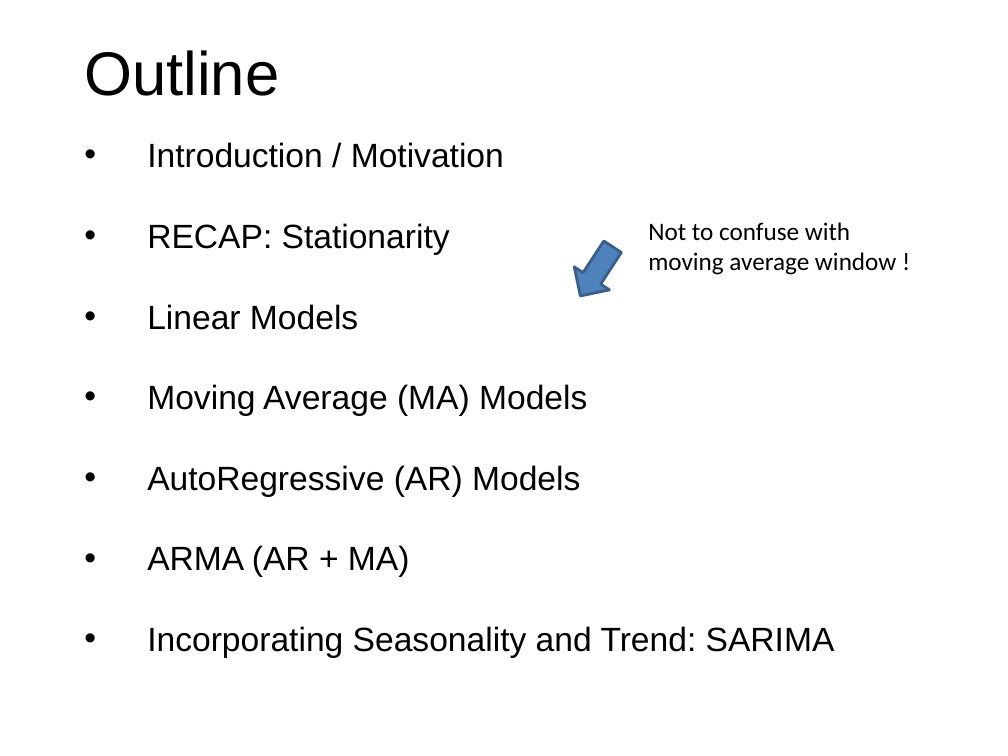
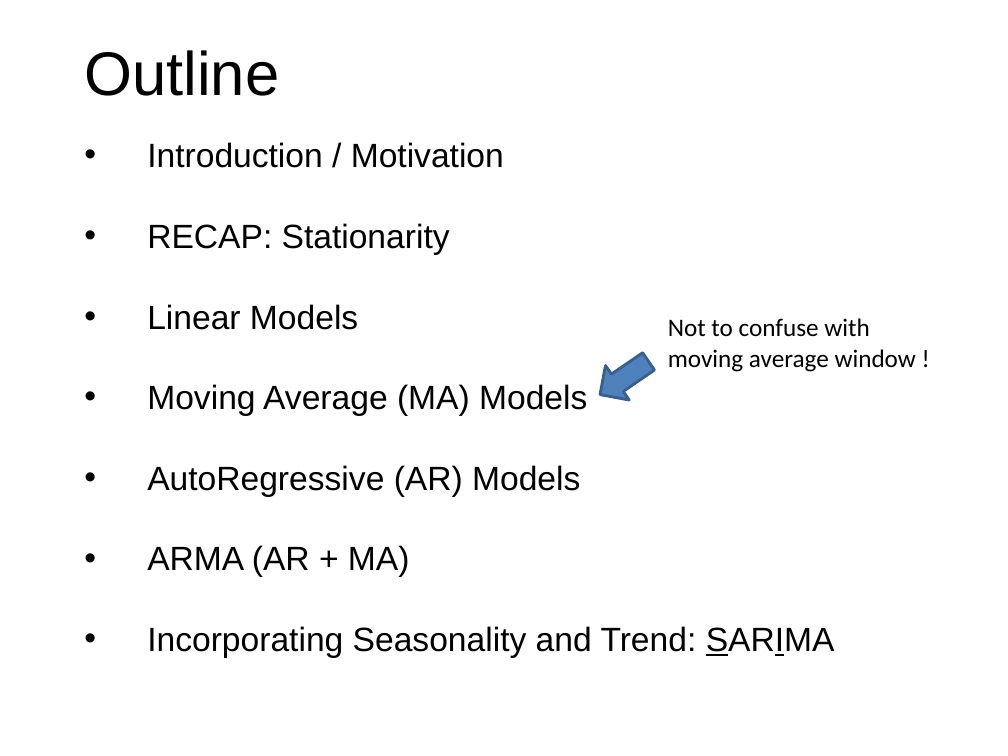
Before and after one commit to kefuzhu/University-of-Rochester, a slide deck: slide 4 of DSC475/Lecture-Slides/Chapter5_ARMA_Part1.pptx (slide 2 before the commit). Drawn at 1008x756 pixels with LibreOffice and Linux fonts; fonts in the diff are those of the drawing; background and template pictures are left out. Boxes give left, top, right and bottom in pixels: in the first picture for what was removed or moved away, otherwise in the second. Text is boxed around its words. In the diff, an @@ line names an element or a change of style, - is before the commit and + after.

```diff
--- a/DSC475/Lecture-Slides/Chapter5_ARMA_Part1.pptx
+++ b/DSC475/Lecture-Slides/Chapter5_ARMA_Part1.pptx
@@ text "Not to confuse with moving ...": place and size @@
-text "Not to confuse with moving ..." at (648,222,896,275)
+text "Not to confuse with moving ..." at (668,318,916,372)
@@ right arrow at (588,344,660,412): rotation 123 to 145 degrees @@
@@ text at (147,626,835,658): underline on in "SARIMA" @@
```
Also in this commit, not shown: 11 other slides changed, 15 slides added, 1 slide removed, 1 other file.
